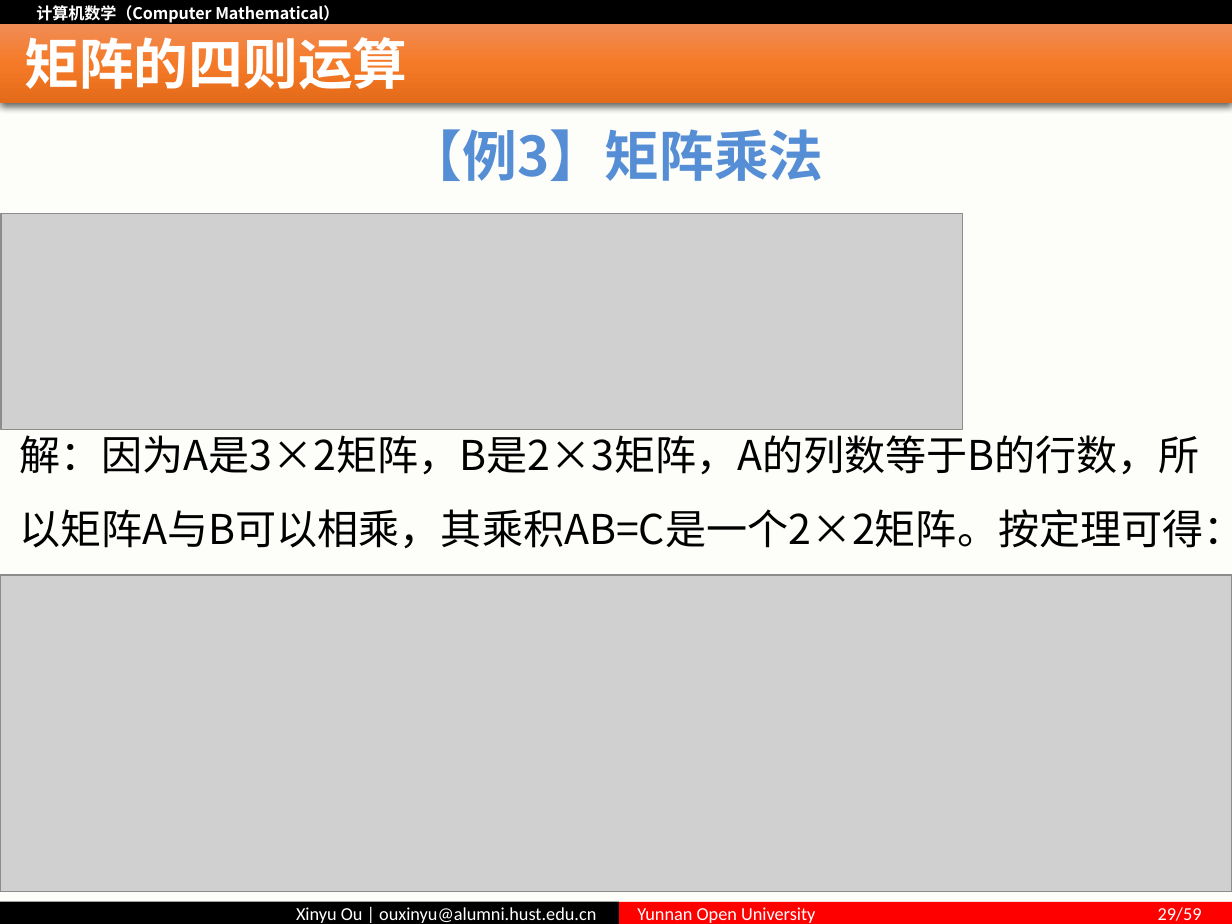
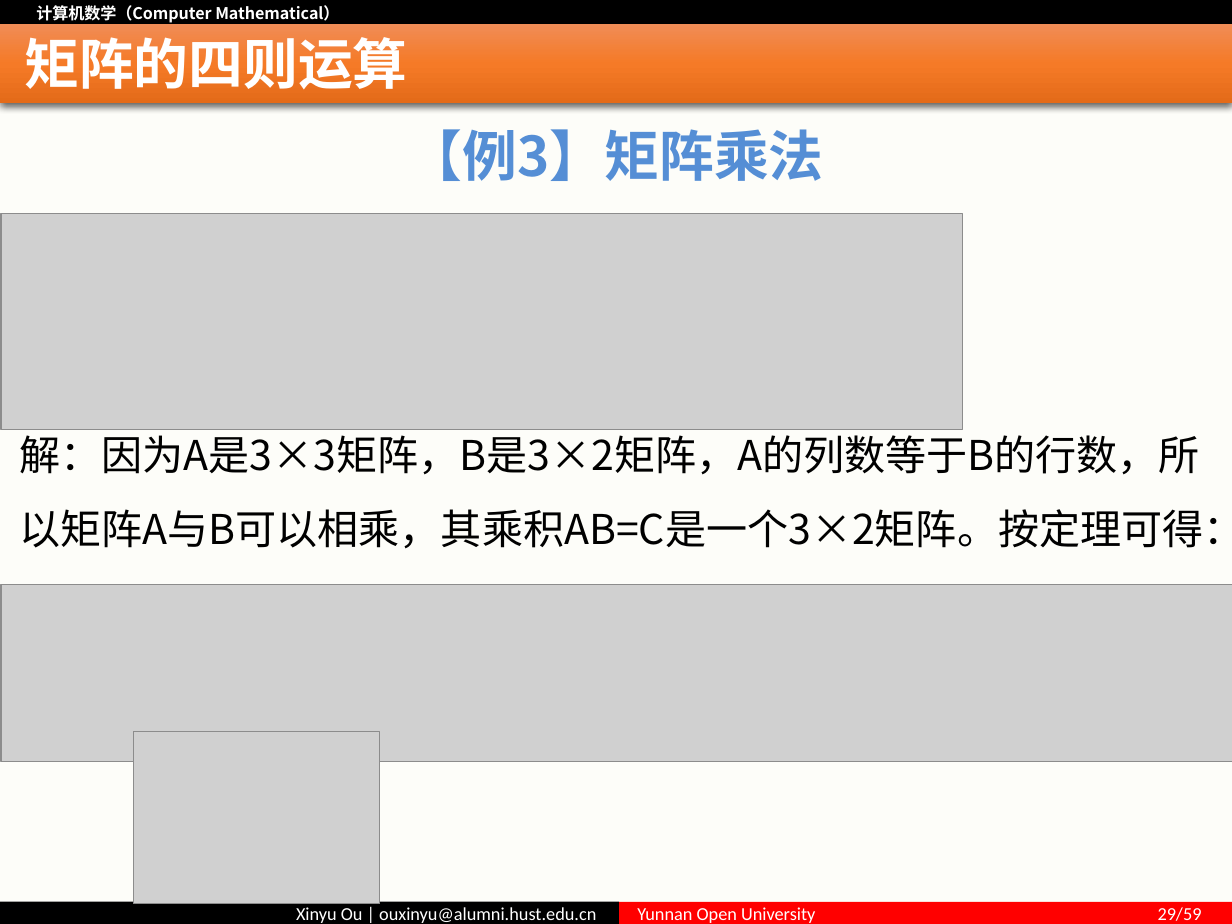
Before and after one commit to ouxinyu/Teaching, a slide deck: slide 29 of ComputerMath/PPT/第04讲 矩阵.pptx. Drawn at 1232x924 pixels with LibreOffice and Linux fonts; fonts in the diff are those of the drawing; grey boxes stand for pictures. Boxes give left, top, right and bottom in pixels: in the first picture for what was removed or moved away, otherwise in the second. Text is boxed around its words. In the diff, an @@ line names an element or a change of style, - is before the commit and + after.

Commit message:
调整矩阵这一章的课件内容

```diff
--- a/ComputerMath/PPT/第04讲 矩阵.pptx
+++ b/ComputerMath/PPT/第04讲 矩阵.pptx
@@ text at <box>19,428,1232,549</box>: text changed @@
-解：因为A是3×2矩阵，B是2×3矩阵，A的列数等于B的行数，所以矩阵A与B可以相乘，其乘积AB=C是一个2×2矩阵。按定理可得：
+解：因为A是3×3矩阵，B是3×2矩阵，A的列数等于B的行数，所以矩阵A与B可以相乘，其乘积AB=C是一个3×2矩阵。按定理可得：
@@ picture: place and size @@
-picture at <box>0,575,1232,892</box>
+picture at <box>1,585,1232,763</box>
@@ picture added at <box>133,732,379,904</box> @@
```
Also in this commit, not shown: 5 other slides changed, 5 other files.
